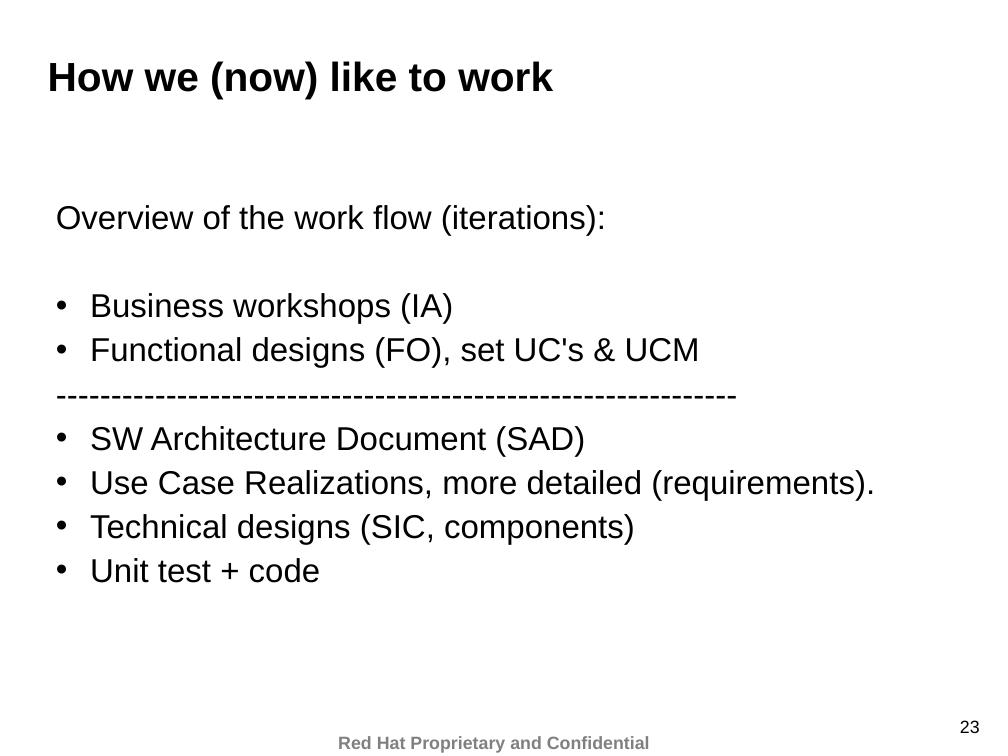
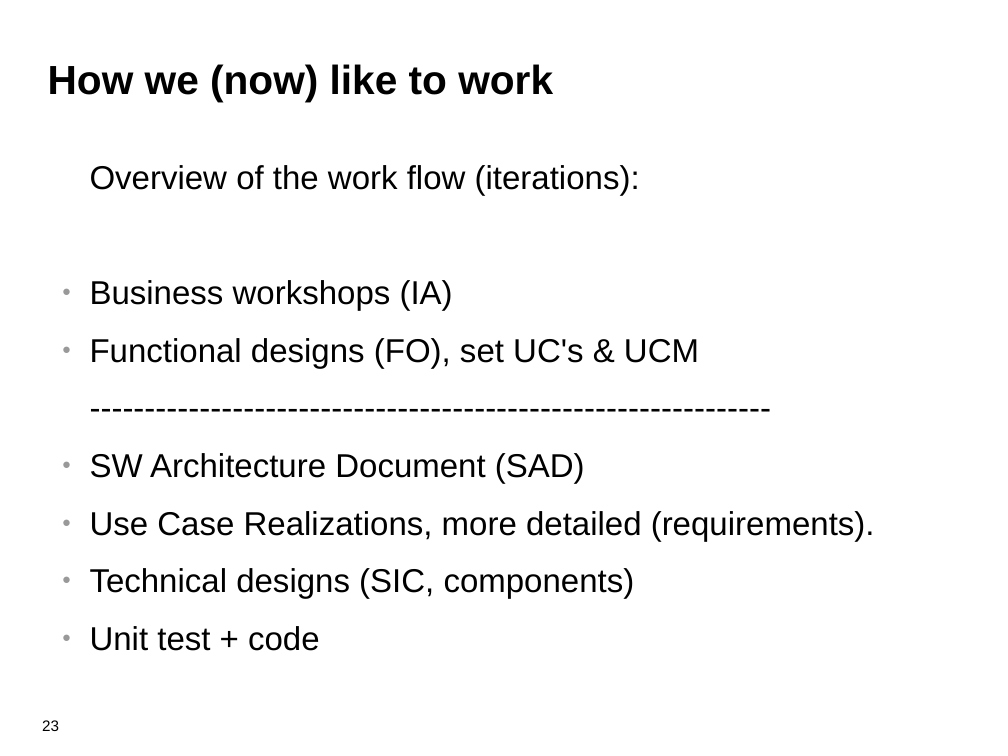
Before and after one commit to eschabell/presentations, a slide deck: slide 23 of teaching/ru_gast_college_req_engineering_may2012.odp. Drawn at 1008x756 pixels with LibreOffice and Linux fonts; fonts in the diff are those of the drawing; background and template pictures are left out. Boxes give left, top, right and bottom in pixels: in the first picture for what was removed or moved away, otherwise in the second. Text is boxed around its words. In the diff, an @@ line names an element or a change of style, - is before the commit and + after.

```diff
--- a/teaching/ru_gast_college_req_engineering_may2012.odp
+++ b/teaching/ru_gast_college_req_engineering_may2012.odp
@@ title "How we (now) like to ..." at box(48, 64, 553, 102): line spacing 0.87 to 1 @@
@@ text "Overview of the work flow ...": place and size @@
-text "Overview of the work flow ..." at box(56, 205, 875, 583)
+text "Overview of the work flow ..." at box(90, 165, 875, 651)
@@ text "Overview of the work flow ..." at box(90, 165, 875, 651): indent changed; line spacing 0.87 to 1; more space between paragraphs; bullet • to ●; bullet colour #000000 to #999999 @@
@@ page number: place and size @@
-page number at box(960, 720, 980, 733)
+page number at box(42, 720, 59, 731)
@@ page number at box(42, 720, 59, 731): size 14 to 12 pt; alignment right to left; line spacing 0.93 to 1 @@
@@ text removed at box(338, 736, 650, 753) @@
-Red Hat Proprietary and Confidential
```
Also in this commit, not shown: 30 other slides changed.
